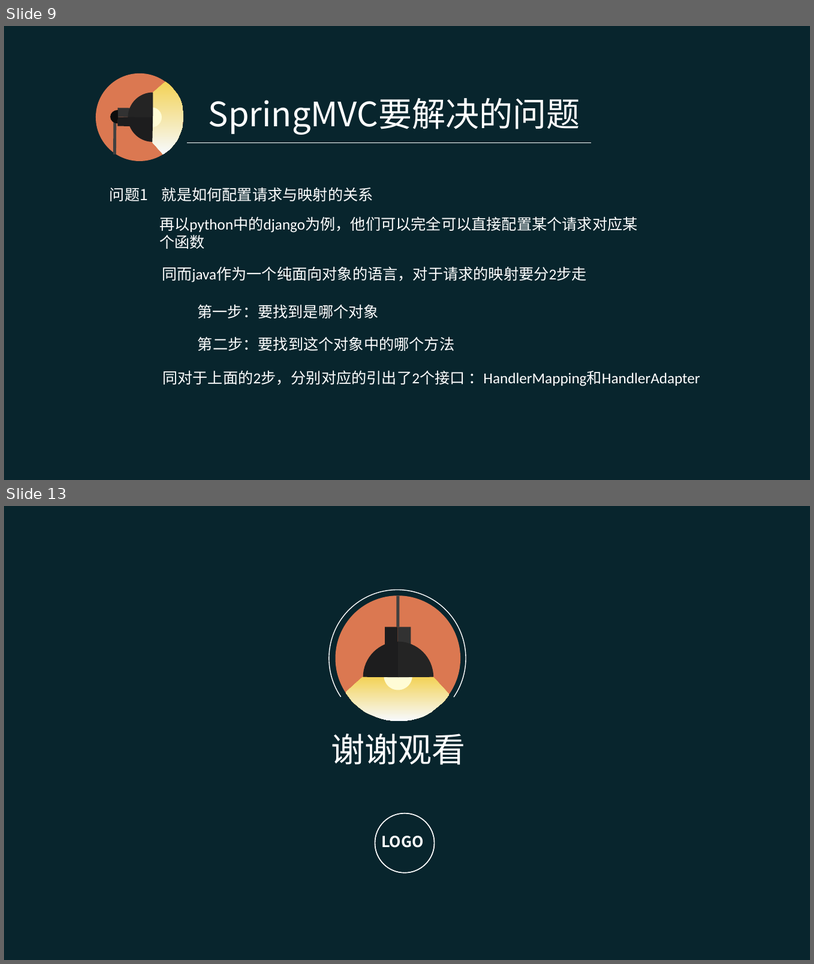
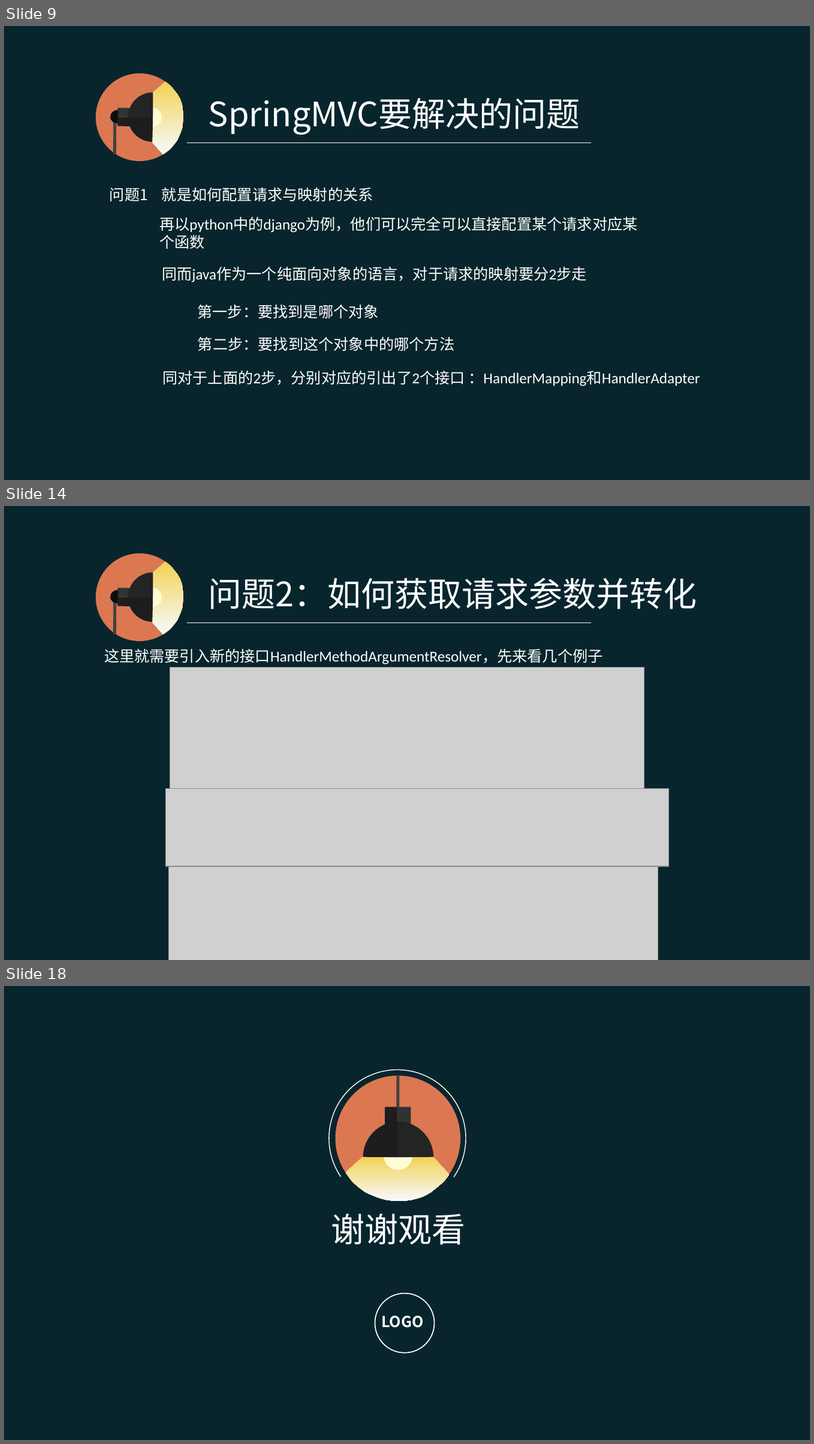
Before and after one commit to pingpangkuangmo/blog, a slide deck: 2015-4/SpringMVC的设计分享.ppt. Shown one above the other, each under a label of ours: slides 9 and 13 before the commit, slides 9, 14 and 18 after it; the slides between them are not shown. The pictures are 814x964 and 814x1444 pixels, drawn with LibreOffice and Linux fonts; fonts in the diff are those of the drawing; grey boxes stand for pictures. Boxes give left, top, right and bottom in pixels: in the first picture for what was removed or moved away, otherwise in the second. Text is boxed around its words. In the diff, an @@ line names an element or a change of style, - is before the commit and + after.

```diff
--- a/2015-4/SpringMVC的设计分享.ppt
+++ b/2015-4/SpringMVC的设计分享.ppt
@@ slide 14 added at (4,506,810,960), background #08252D @@
@@ group added at (95,553,184,642): 5 freeform shapes, 2 rectangles, 1 ellipse, 1 line @@
@@ text added at (209,578,697,609), 40 pt, text #FFFFFF @@
+问题2：如何获取请求参数并转化
@@ line added from (187, 622) to (591, 622), #FFFFFF 0.51 pt @@
@@ text added at (104,648,603,664), 18 pt, text #FFFFFF @@
+这里就需要引入新的接口HandlerMethodArgumentResolver，先来看几个例子
@@ picture added at (170,667,644,789) @@
@@ picture added at (166,789,669,865) @@
@@ picture added at (169,866,658,960) @@
@@ what was slide 13 is now slide 18 @@
```
Also in this commit, not shown: 5 slides changed, 5 other slides added, 1 slide removed.
